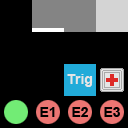
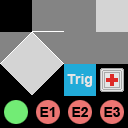
Before/after of a 128 × 128 layered artwork. What changed in the layer stack:
added group "Corner Nothing 2" with 1 layers above "Corner Nothing 1" over [32, 64, 63, 95]
added layer "Layer 23" in group "Corner Nothing 2" over [32, 64, 63, 95]
added group "Corner Nothing 1" with 1 layers above "Nothing tile" over [1, 64, 32, 95]
added layer "Layer 22" in group "Corner Nothing 1" over [1, 64, 32, 95]
added group "Corner Glass 2" with 1 layers above "Corner Glass 1" over [96, 32, 128, 64]
added layer "Layer 18" in group "Corner Glass 2" over [96, 32, 128, 64]
added group "Corner Glass 1" with 1 layers above "Glass Tile" over [64, 32, 96, 64]
added layer "Layer 17" in group "Corner Glass 1" over [64, 32, 96, 64]
added group "Corner Wall 2" with 1 layers above "Corner Wall 1" over [32, 32, 64, 64]
added layer "Layer 16" in group "Corner Wall 2" over [32, 32, 64, 64]
added group "Corner Wall 1" with 1 layers above "Wall Tile" over [0, 32, 32, 64]
added layer "Layer 15" in group "Corner Wall 1" over [0, 32, 32, 64]
painted on "Layer 6" over [32, 28, 64, 31]
